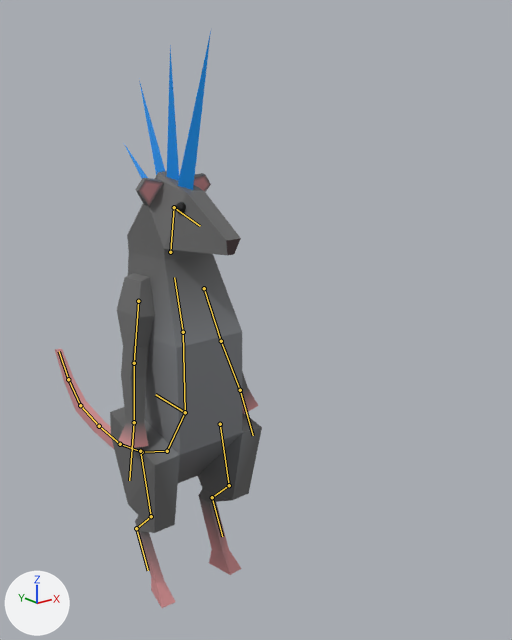
The glTF model blender assets/Rat Punk Version 1.glb, before and after one commit.
The view is the same before and after, from a 50 mm camera at (-3.55, -5.57, 3.03) aimed at (0.64, -0.34, 0.94). The lights are fixed; the arrows at lower left show +X, +Y and +Z. The bones that bend it are drawn over the model as lines.

Objects in the first picture: 'Eyes', 'Hawk', 'RatPunk'.
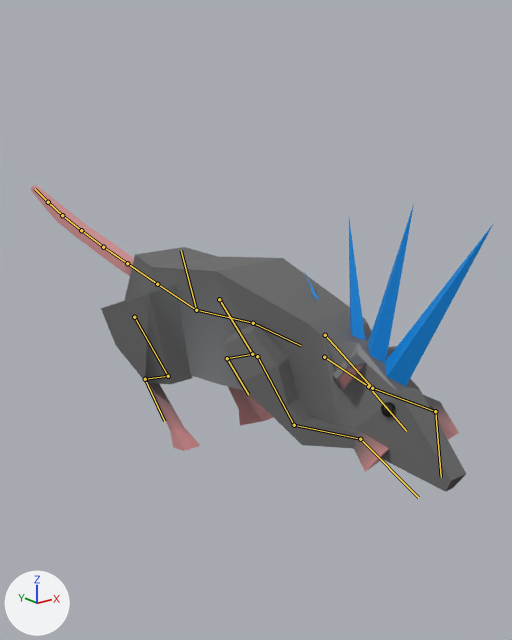
The newer file adds an action. The first version stands in its rest pose; the second is drawn at frame 0 of the action 'Final_RatPunk_Dash'.

Pixel boxes (x1, y1, x2, y2) of what changed, in the pictures (512 x 640 px):
'RatPunk', posed (110% wider, 30% shorter): before (55, 171, 262, 608); after (31, 186, 466, 492)
'Hawk', posed: before (124, 31, 211, 190); after (305, 204, 494, 386)
'Eyes', posed: before (175, 202, 186, 214); after (381, 402, 396, 417)
bone 'Bone.004', root to tip: before (185, 412) to (155, 394); after (196, 310) to (181, 250)
bone 'Stomach', root to tip: before (185, 412) to (183, 332); after (196, 310) to (253, 323)
bone 'Chest', root to tip: before (183, 332) to (174, 277); after (253, 323) to (300, 345)
bone 'Neck', root to tip: before (170, 252) to (174, 207); after (324, 357) to (368, 386)
bone 'Head', root to tip: before (174, 207) to (200, 226); after (368, 386) to (406, 431)
bone 'Uparm.l', root to tip: before (204, 288) to (221, 341); after (325, 335) to (372, 388)
bone 'Lowarm.l', root to tip: before (221, 341) to (240, 390); after (372, 388) to (435, 411)
bone 'Hand.l', root to tip: before (240, 390) to (253, 435); after (435, 411) to (441, 477)
bone 'Uparm.r', root to tip: before (138, 301) to (134, 363); after (257, 356) to (294, 425)
bone 'Lowarm.r', root to tip: before (134, 363) to (134, 422); after (294, 425) to (360, 439)
bone 'Hand.r', root to tip: before (134, 422) to (129, 480); after (360, 439) to (418, 497)
bone 'Tail2', root to tip: before (167, 451) to (142, 452); after (157, 284) to (127, 263)
bone 'Tail3', root to tip: before (142, 452) to (120, 444); after (127, 263) to (103, 247)
bone 'Tail4', root to tip: before (120, 444) to (99, 426); after (103, 247) to (81, 230)
bone 'Tail5', root to tip: before (99, 426) to (80, 405); after (81, 230) to (62, 215)
bone 'Tail6', root to tip: before (80, 405) to (68, 379); after (62, 215) to (48, 202)
bone 'Tail7', root to tip: before (68, 379) to (59, 351); after (48, 202) to (35, 189)
bone 'Thigh.l', root to tip: before (220, 424) to (229, 485); after (219, 299) to (252, 354)
bone 'MidLeg.l', root to tip: before (229, 485) to (212, 497); after (252, 354) to (227, 358)
bone 'Shin.l', root to tip: before (212, 497) to (222, 536); after (227, 358) to (248, 394)
bone 'Thigh.r', root to tip: before (140, 451) to (151, 516); after (134, 317) to (168, 376)
bone 'MidLeg.r', root to tip: before (151, 516) to (136, 528); after (168, 376) to (145, 379)
bone 'Shin.r', root to tip: before (136, 528) to (148, 570); after (145, 379) to (164, 421)

The change, as a list of edits to the scene's bpy script:
```text
Change bone_bone_004:
    where bone_bone_004 = bpy.data.objects['Rat Punk Armature'].pose.bones['Bone.004']
    bone_bone_004.location: (0.0, 0.0, 0.0) -> (0.0, -0.255, 1.138)
    bone_bone_004.rotation_quaternion: (1.0, 0.0, 0.0, 0.0) -> (0.838, 0.545, 0.0, 0.0)  # degrees (0, 0, 0) -> degrees (66, 0, 0)
Change bone_stomach:
    where bone_stomach = bpy.data.objects['Rat Punk Armature'].pose.bones['Stomach']  # child of 'Bone.004'
    bone_stomach.rotation_quaternion: (1.0, 0.0, 0.0, 0.0) -> (0.988, 0.157, 0.0, 0.0)  # degrees (0, 0, 0) -> degrees (18, 0, 0)
Change bone_chest:
    where bone_chest = bpy.data.objects['Rat Punk Armature'].pose.bones['Chest']  # child of 'Stomach'
    bone_chest.rotation_quaternion: (1.0, 0.0, 0.0, 0.0) -> (0.973, 0.225, 0.007, -0.057)  # degrees (0, 0, 0) -> degrees (26, 2, -6)
Change bone_neck:
    where bone_neck = bpy.data.objects['Rat Punk Armature'].pose.bones['Neck']  # child of 'Chest'
    bone_neck.rotation_quaternion: (1.0, 0.0, 0.0, 0.0) -> (0.991, -0.132, 0.0, 0.0)  # degrees (0, 0, 0) -> degrees (-15, 0, 0)
Change bone_head:
    where bone_head = bpy.data.objects['Rat Punk Armature'].pose.bones['Head']  # child of 'Neck'
    bone_head.rotation_quaternion: (1.0, 0.0, 0.0, 0.0) -> (0.745, -0.662, 0.08, 0.035)  # degrees (0, 0, 0) -> degrees (-84, 10, -3)
Change bone_uparm_l:
    where bone_uparm_l = bpy.data.objects['Rat Punk Armature'].pose.bones['Uparm.l']  # child of 'Chest'
    bone_uparm_l.location: (0.0, 0.0, 0.0) -> (0.025, -0.11, -0.108)
    bone_uparm_l.rotation_quaternion: (1.0, 0.0, 0.0, 0.0) -> (-0.238, 0.954, 0.176, -0.037)  # degrees (0, 0, 0) -> degrees (-152, -1, 21)
Change bone_lowarm_l:
    where bone_lowarm_l = bpy.data.objects['Rat Punk Armature'].pose.bones['Lowarm.l']  # child of 'Uparm.l'
    bone_lowarm_l.rotation_quaternion: (1.0, 0.0, 0.0, 0.0) -> (0.975, -0.223, 0.0, 0.0)  # degrees (0, 0, 0) -> degrees (-26, 0, 0)
Change bone_hand_l:
    where bone_hand_l = bpy.data.objects['Rat Punk Armature'].pose.bones['Hand.l']  # child of 'Lowarm.l'
    bone_hand_l.rotation_quaternion: (1.0, 0.0, 0.0, 0.0) -> (0.831, 0.553, 0.063, 0.008)  # degrees (0, 0, 0) -> degrees (68, 5, 5)
Change bone_uparm_r:
    where bone_uparm_r = bpy.data.objects['Rat Punk Armature'].pose.bones['Uparm.r']  # child of 'Chest'
    bone_uparm_r.location: (0.0, 0.0, 0.0) -> (-0.015, -0.065, -0.121)
    bone_uparm_r.rotation_quaternion: (1.0, 0.0, 0.0, 0.0) -> (-0.367, 0.929, -0.05, -0.009)  # degrees (0, 0, 0) -> degrees (-137, 3, -5)
Change bone_lowarm_r:
    where bone_lowarm_r = bpy.data.objects['Rat Punk Armature'].pose.bones['Lowarm.r']  # child of 'Uparm.r'
    bone_lowarm_r.rotation_quaternion: (1.0, 0.0, 0.0, 0.0) -> (0.905, -0.425, 0.0, 0.0)  # degrees (0, 0, 0) -> degrees (-50, 0, 0)
Change bone_hand_r:
    where bone_hand_r = bpy.data.objects['Rat Punk Armature'].pose.bones['Hand.r']  # child of 'Lowarm.r'
    bone_hand_r.rotation_quaternion: (1.0, 0.0, 0.0, 0.0) -> (0.974, 0.223, 0.009, 0.045)  # degrees (0, 0, 0) -> degrees (26, 0, 5)
Change bone_tail2:
    where bone_tail2 = bpy.data.objects['Rat Punk Armature'].pose.bones['Tail2']  # child of 'Tail1'
    bone_tail2.rotation_quaternion: (1.0, 0.0, 0.0, 0.0) -> (0.959, 0.284, 0.0, 0.0)  # degrees (0, 0, 0) -> degrees (33, 0, 0)
Change bone_tail3:
    where bone_tail3 = bpy.data.objects['Rat Punk Armature'].pose.bones['Tail3']  # child of 'Tail2'
    bone_tail3.rotation_quaternion: (1.0, 0.0, 0.0, 0.0) -> (0.995, 0.096, 0.0, 0.0)  # degrees (0, 0, 0) -> degrees (11, 0, 0)
Change bone_tail4:
    where bone_tail4 = bpy.data.objects['Rat Punk Armature'].pose.bones['Tail4']  # child of 'Tail3'
    bone_tail4.rotation_quaternion: (1.0, 0.0, 0.0, 0.0) -> (0.992, 0.124, 0.0, 0.0)  # degrees (0, 0, 0) -> degrees (14, 0, 0)
Change bone_tail5:
    where bone_tail5 = bpy.data.objects['Rat Punk Armature'].pose.bones['Tail5']  # child of 'Tail4'
    bone_tail5.rotation_quaternion: (1.0, 0.0, 0.0, 0.0) -> (0.998, 0.059, 0.0, 0.0)  # degrees (0, 0, 0) -> degrees (7, 0, 0)
Change bone_tail6:
    where bone_tail6 = bpy.data.objects['Rat Punk Armature'].pose.bones['Tail6']  # child of 'Tail5'
    bone_tail6.rotation_quaternion: (1.0, 0.0, 0.0, 0.0) -> (0.979, 0.206, 0.0, 0.0)  # degrees (0, 0, 0) -> degrees (24, 0, 0)
Change bone_tail7:
    where bone_tail7 = bpy.data.objects['Rat Punk Armature'].pose.bones['Tail7']  # child of 'Tail6'
    bone_tail7.rotation_quaternion: (1.0, 0.0, 0.0, 0.0) -> (0.994, 0.112, 0.0, 0.0)  # degrees (0, 0, 0) -> degrees (13, 0, 0)
Change bone_thigh_l:
    where bone_thigh_l = bpy.data.objects['Rat Punk Armature'].pose.bones['Thigh.l']  # child of 'Bone.004'
    bone_thigh_l.rotation_quaternion: (1.0, 0.0, 0.0, 0.0) -> (-0.608, -0.794, 0.0, 0.0)  # degrees (0, 0, 0) -> degrees (105, 0, 0)
Change bone_midleg_l:
    where bone_midleg_l = bpy.data.objects['Rat Punk Armature'].pose.bones['MidLeg.l']  # child of 'Thigh.l'
    bone_midleg_l.rotation_quaternion: (1.0, 0.0, 0.0, 0.0) -> (0.865, -0.502, 0.0, 0.0)  # degrees (0, 0, 0) -> degrees (-60, 0, 0)
Change bone_shin_l:
    where bone_shin_l = bpy.data.objects['Rat Punk Armature'].pose.bones['Shin.l']  # child of 'MidLeg.l'
    bone_shin_l.rotation_quaternion: (1.0, 0.0, 0.0, 0.0) -> (0.919, 0.394, 0.0, 0.0)  # degrees (0, 0, 0) -> degrees (46, 0, 0)
Change bone_thigh_r:
    where bone_thigh_r = bpy.data.objects['Rat Punk Armature'].pose.bones['Thigh.r']  # child of 'Bone.004'
    bone_thigh_r.rotation_quaternion: (1.0, 0.0, 0.0, 0.0) -> (-0.594, -0.805, 0.0, 0.0)  # degrees (0, 0, 0) -> degrees (107, 0, 0)
Change bone_midleg_r:
    where bone_midleg_r = bpy.data.objects['Rat Punk Armature'].pose.bones['MidLeg.r']  # child of 'Thigh.r'
    bone_midleg_r.rotation_quaternion: (1.0, 0.0, 0.0, 0.0) -> (0.852, -0.524, 0.0, 0.0)  # degrees (0, 0, 0) -> degrees (-63, 0, 0)
Change bone_shin_r:
    where bone_shin_r = bpy.data.objects['Rat Punk Armature'].pose.bones['Shin.r']  # child of 'MidLeg.r'
    bone_shin_r.rotation_quaternion: (1.0, 0.0, 0.0, 0.0) -> (0.933, 0.359, 0.0, 0.0)  # degrees (0, 0, 0) -> degrees (42, 0, 0)
```
